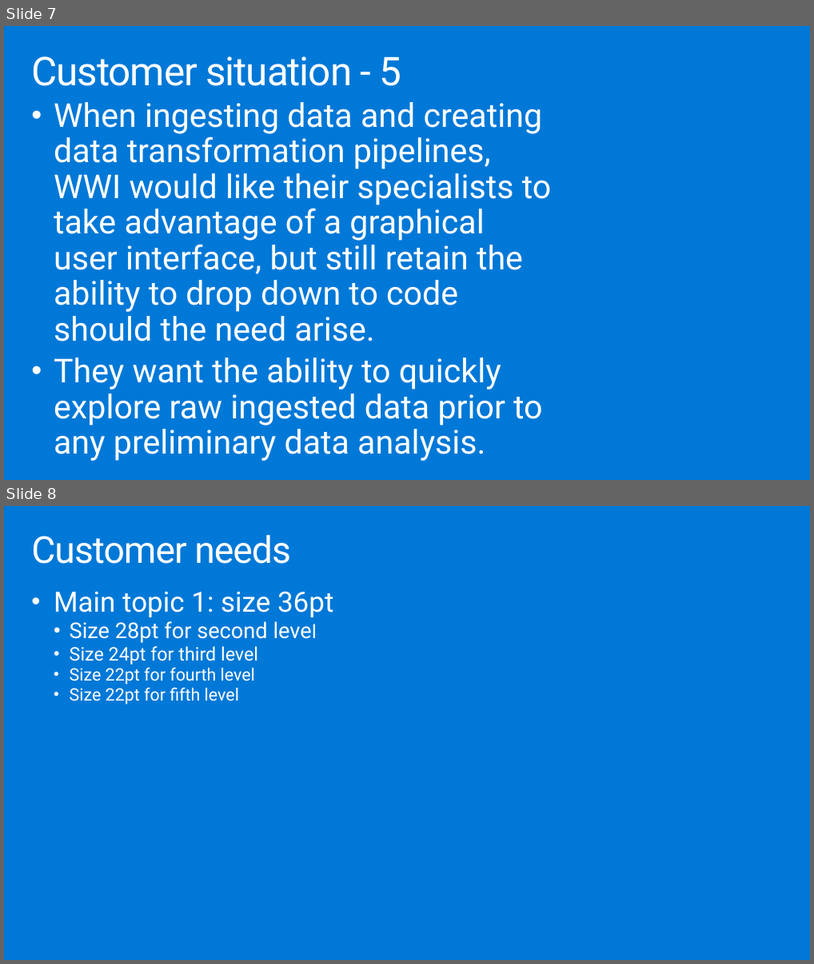
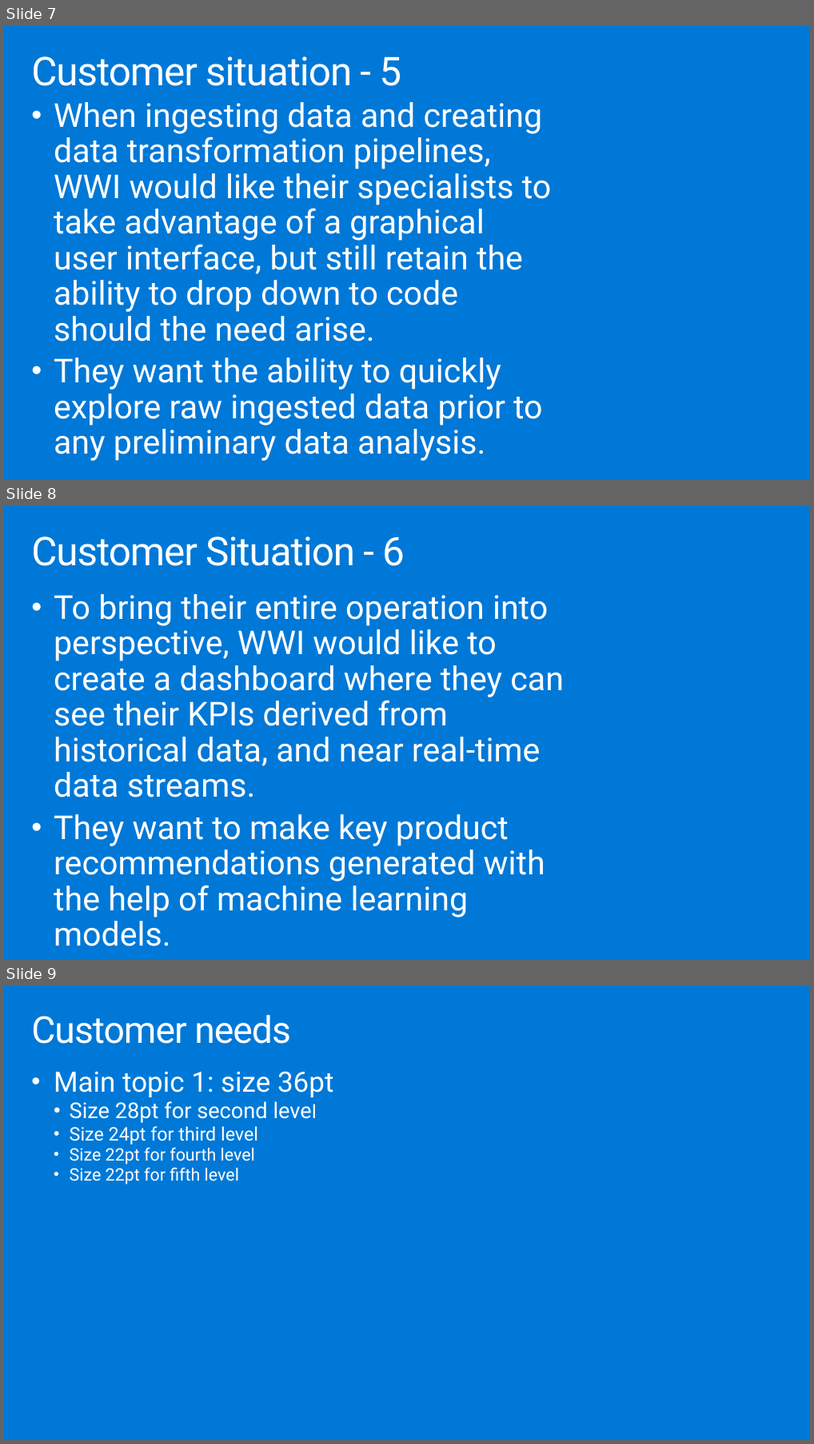
Before and after one commit to solliancenet/MCW-Azure-Synapse-Analytics, a slide deck: Whiteboard design session/WDS trainer presentation - Title xxx.pptx. Shown one above the other, each under a label of ours: slides 7 and 8 before the commit, slides 7, 8 and 9 after it. The pictures are 814x964 and 814x1444 pixels, drawn with LibreOffice and Linux fonts; fonts in the diff are those of the drawing. Boxes give left, top, right and bottom in pixels: in the first picture for what was removed or moved away, otherwise in the second. Text is boxed around its words. In the diff, an @@ line names an element or a change of style, - is before the commit and + after.

Commit message:
finished customer situation (minus images)

```diff
--- a/Whiteboard design session/WDS trainer presentation - Title xxx.pptx
+++ b/Whiteboard design session/WDS trainer presentation - Title xxx.pptx
@@ slide 8 added at [4, 506, 810, 960], background #0078D7 @@
@@ title added at [31, 536, 405, 566], 47 pt, text #FFFFFF @@
+Customer Situation - 6
@@ text added at [54, 594, 564, 946], 39.2 pt, text #FFFFFF @@
+• To bring their entire operation into perspective, WWI would like to create a dashboard where they can see their KPIs derived from historical data, and near real-time data streams.
+• They want to make key product recommendations generated with the help of machine learning models.
@@ what was slide 8 is now slide 9 @@
```
